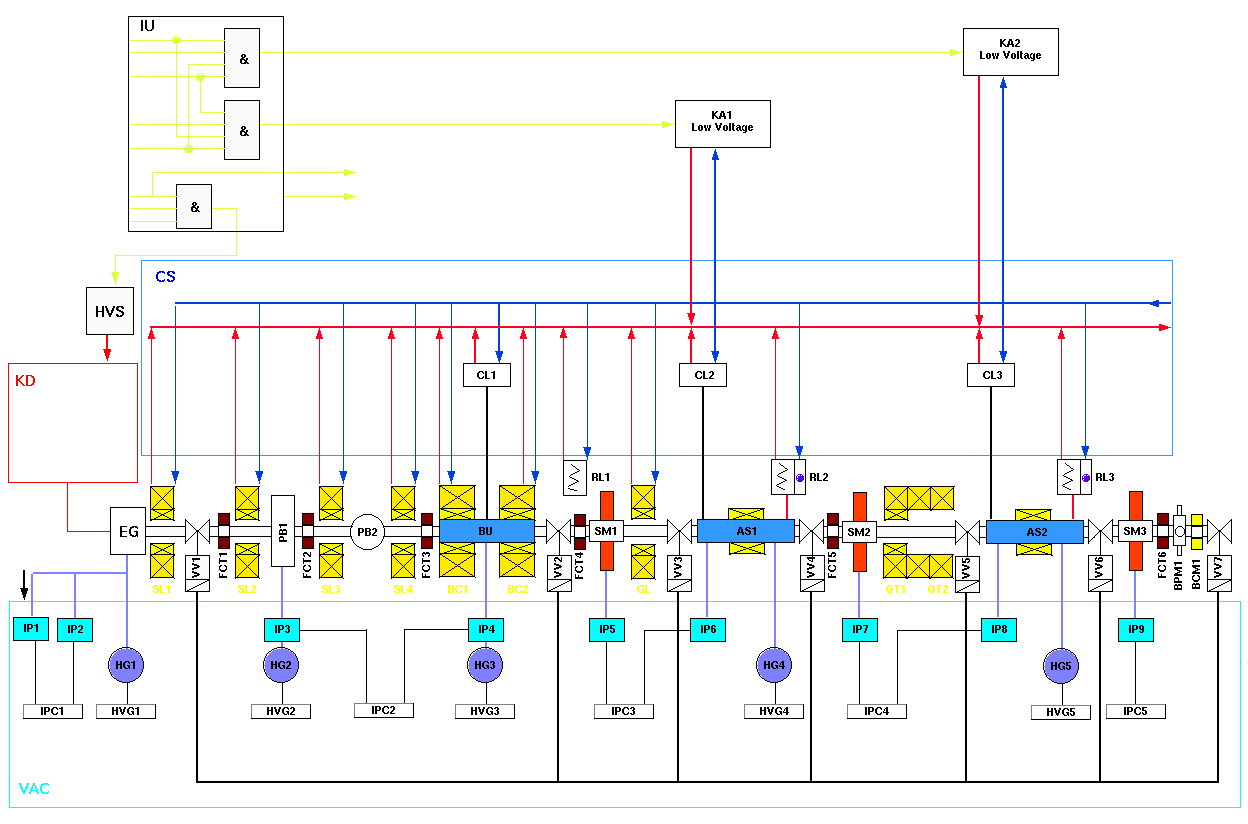
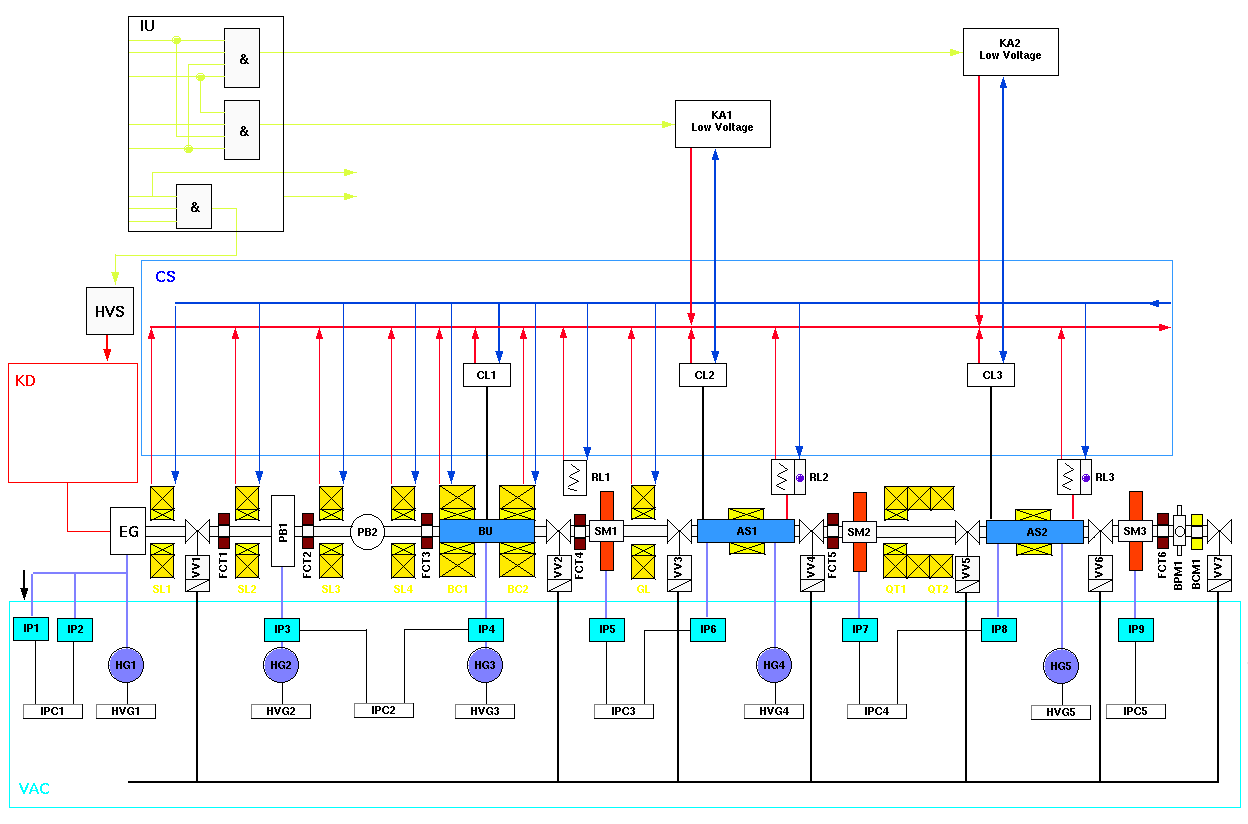
The second 1248x824 image is a revision of the first. Changes to its layers:
painted on "Pasted Layer" over [128, 781, 196, 783]
